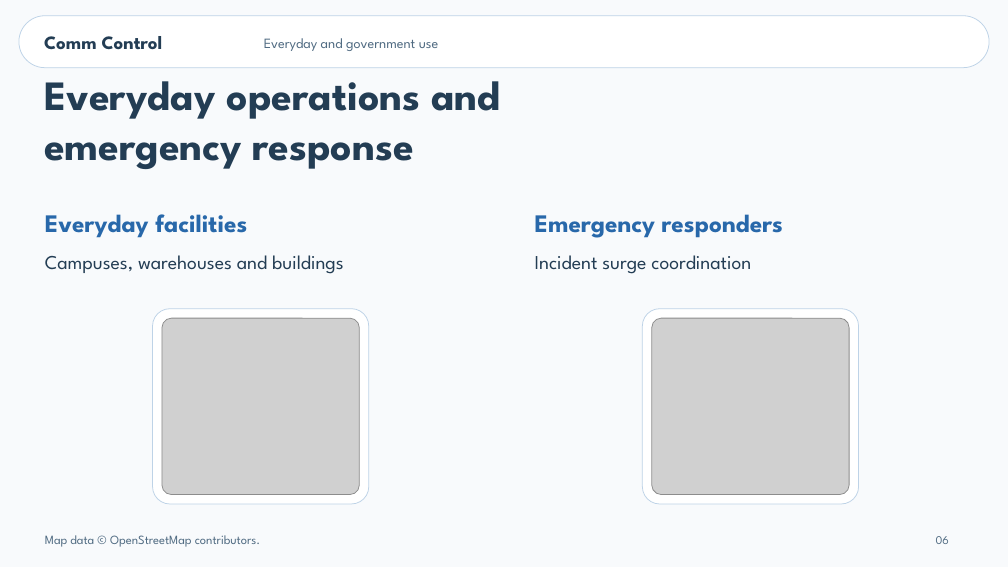
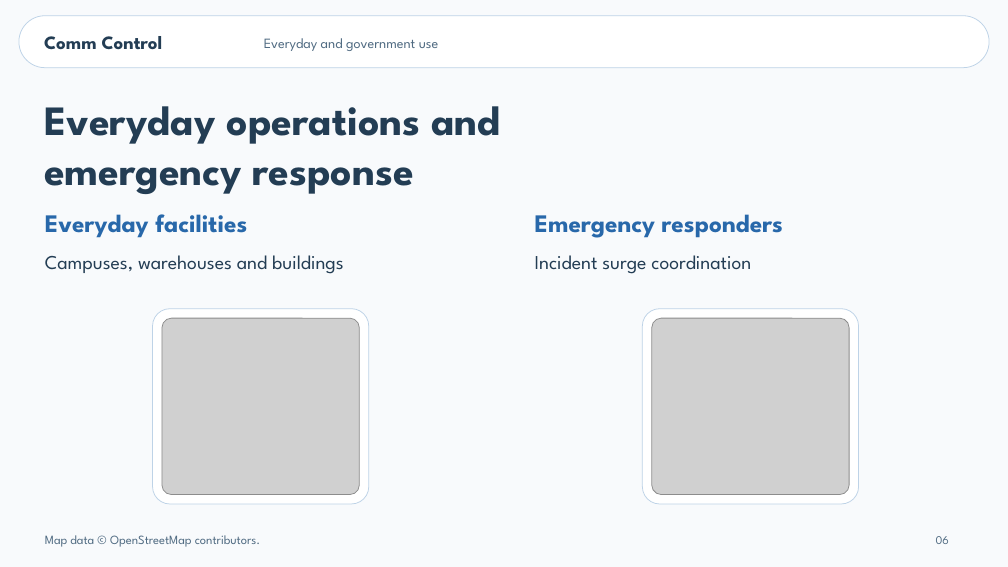
Before and after one commit to mihirduvedi/comm-control, a slide deck: slide 6 of presentation/Comm_Control_Pitch.pptx. Drawn at 1008x567 pixels with LibreOffice and Linux fonts; fonts in the diff are those of the drawing; grey boxes stand for pictures. Boxes give left, top, right and bottom in pixels: in the first picture for what was removed or moved away, otherwise in the second. Text is boxed around its words. In the diff, an @@ line names an element or a change of style, - is before the commit and + after.

```diff
--- a/presentation/Comm_Control_Pitch.pptx
+++ b/presentation/Comm_Control_Pitch.pptx
@@ text "Everyday operations and" moved from (x1=44, y1=81, x2=501, y2=169) to (x1=44, y1=106, x2=501, y2=194) @@
```
Also in this commit, not shown: 8 other slides changed, 2 other files.
